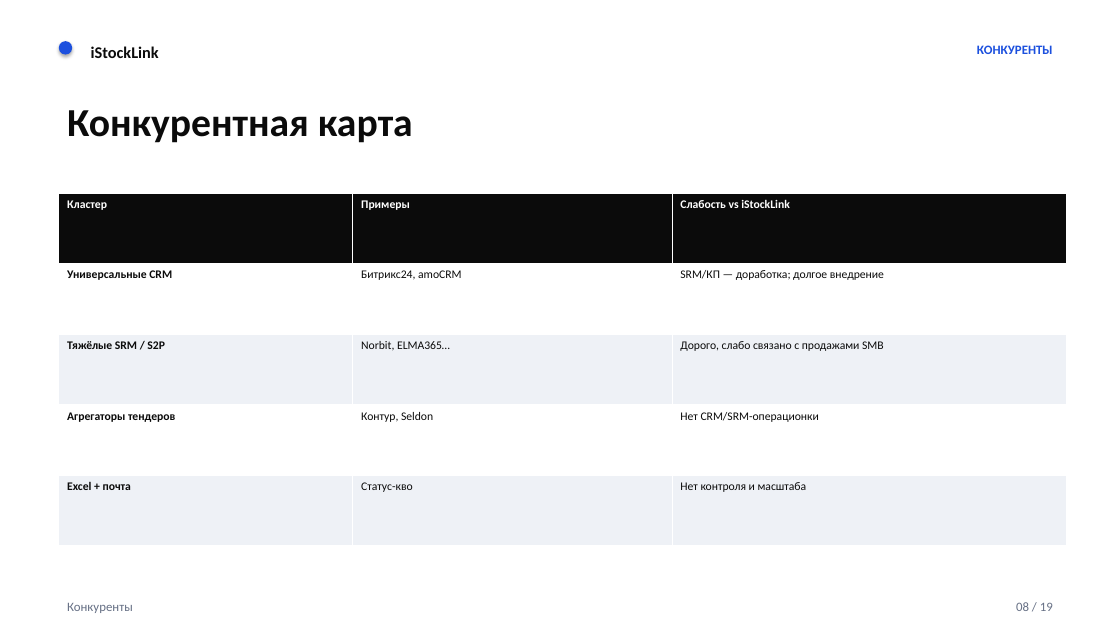
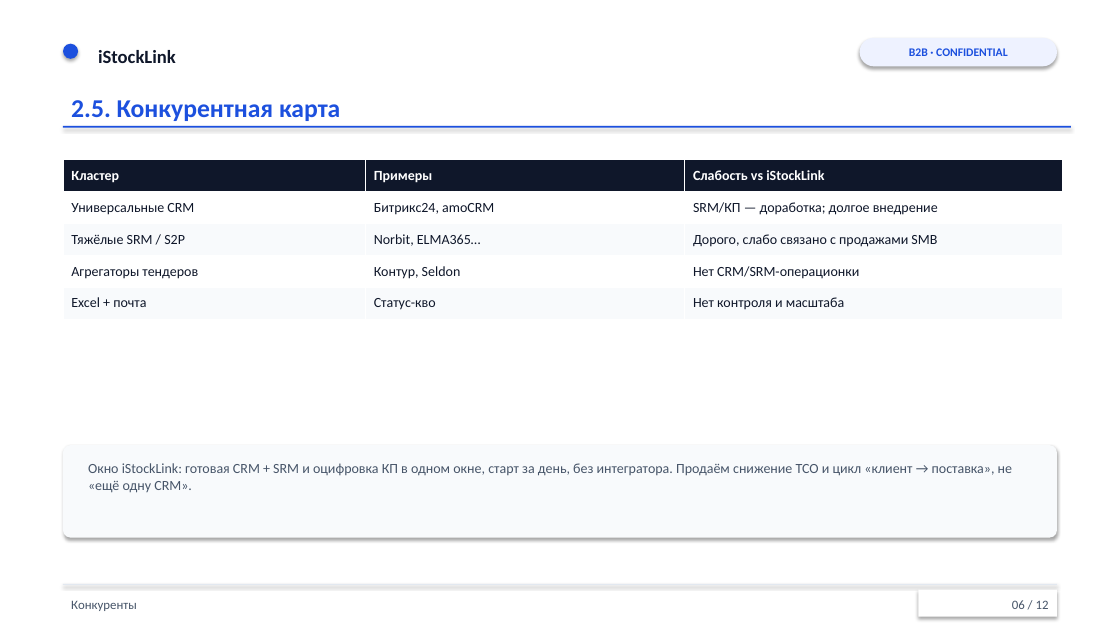
Before and after one commit to kolomoets-netizen/Link, a slide deck: slide 6 of docs/business/istocklink-crm-srm-gtm.pptx (slide 8 before the commit). Drawn at 1120x630 pixels with LibreOffice and Linux fonts; fonts in the diff are those of the drawing. Boxes give left, top, right and bottom in pixels: in the first picture for what was removed or moved away, otherwise in the second. Text is boxed around its words. In the diff, an @@ line names an element or a change of style, - is before the commit and + after.

```diff
--- a/docs/business/istocklink-crm-srm-gtm.pptx
+++ b/docs/business/istocklink-crm-srm-gtm.pptx
@@ ellipse added at (59,39,82,63), fill #EEF2FF @@
@@ ellipse: place and size @@
-ellipse at (59,41,72,55)
+ellipse at (63,44,78,59)
@@ text "iStockLink": place and size @@
-text "iStockLink" at (91,46,159,58)
+text "iStockLink" at (98,50,176,63)
@@ text "iStockLink" at (98,50,176,63): size 14 to 16 pt, text colour #0B0B0B to #0F172A @@
@@ rounded rectangle added at (860,38,1057,66), fill #EEF2FF @@
@@ text added at (909,48,1008,56), 10 pt, text #1C50DE, bold @@
+B2B · CONFIDENTIAL
@@ text removed at (977,45,1053,54) @@
-КОНКУРЕНТЫ
@@ text at (71,100,340,121): text changed; size 34 to 22 pt; text colour #0B0B0B to #1C50DE @@
-Конкурентная карта
+2.5. Конкурентная карта
@@ rectangle added at (63,126,1071,128), fill #1C50DE @@
@@ table at (63,160,1063,319) @@
@@ fill #0B0B0B to #0F172A in row 1 @@
@@ fill #EEF1F6 to #F8FAFC in 6 cells @@
@@ size 10 to 12 pt @@
@@ text colour #0B0B0B to #0F172A in "Универсальные CRM", "Битрикс24, amoCRM", "SRM/КП — доработка; долгое внедрение", "Тяжёлые SRM / S2P" and 8 more places @@
@@ bold off in "Универсальные CRM", "Тяжёлые SRM / S2P", "Агрегаторы тендеров", "Excel + почта" @@
@@ table: place and size @@
-table at (59,193,1067,546)
+table at (63,160,1063,319)
@@ rounded rectangle added at (63,445,1057,538), fill #F8FAFC @@
@@ text added at (88,463,1012,493), 12 pt, text #475569 @@
+Окно iStockLink: готовая CRM + SRM и оцифровка КП в одном окне, старт за день, без интегратора. Продаём снижение TCO и цикл «клиент → поставка», не «ещё одну CRM».
@@ text "Конкуренты" at (71,600,137,611): text colour #667085 to #475569 @@
@@ rectangle added at (63,584,1057,585), fill #E2E8F0 @@
@@ rectangle added at (918,590,1057,617), fill #FFFFFF @@
@@ text added at (1012,600,1049,609), 11 pt, text #475569 @@
+06 / 00
@@ text removed at (1016,602,1053,611) @@
-08 / 19
@@ text added at (1036,600,1049,609), 11 pt, text #475569 @@
+06 / 12
```
Also in this commit, not shown: 5 other slides changed, 6 slides added, 13 slides removed, 2 other files.
